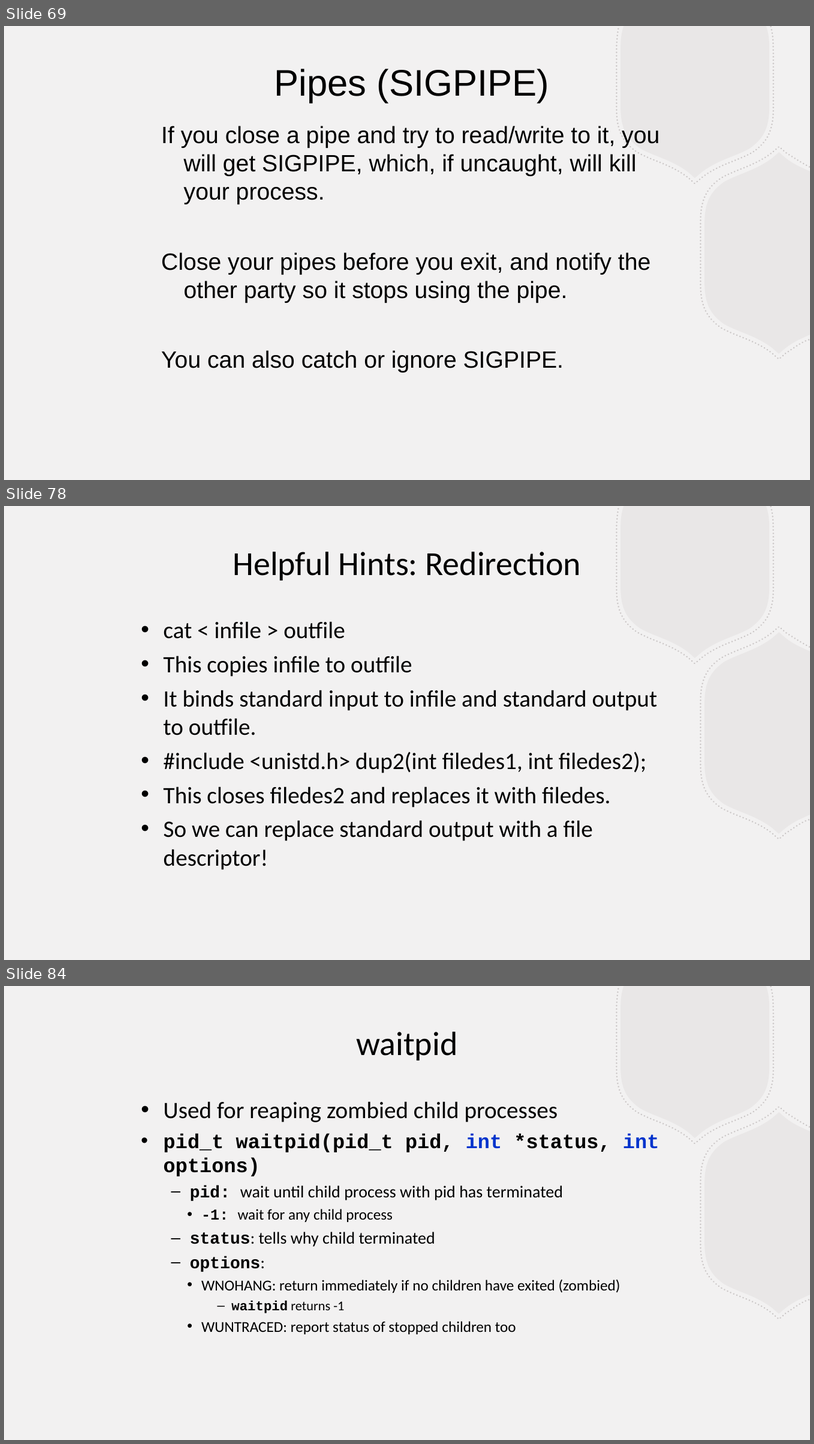
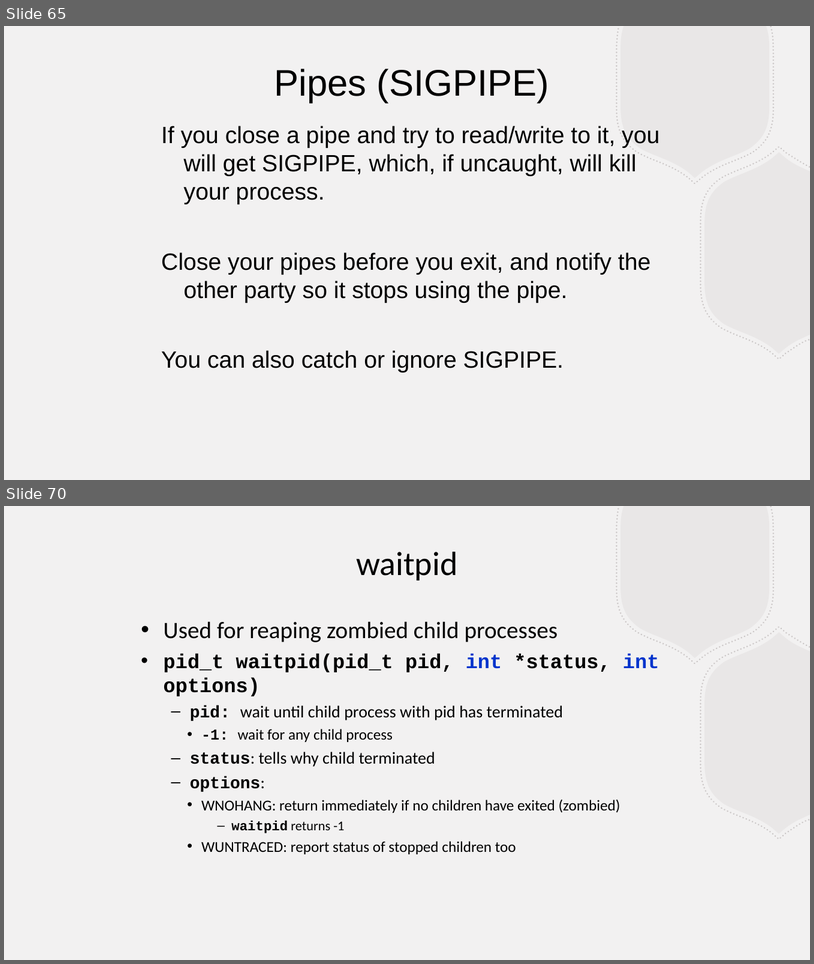
Before and after one commit to BillJr99/Ursinus-CS376, a slide deck: files/lectures/shellipc.pptx. Shown one above the other, each under a label of ours: slides 69, 78 and 84 before the commit, slides 65 and 70 after it; the slides between them are not shown. The pictures are 814x1444 and 814x964 pixels, drawn with LibreOffice and Linux fonts; fonts in the diff are those of the drawing. Boxes give left, top, right and bottom in pixels: in the first picture for what was removed or moved away, otherwise in the second. Text is boxed around its words. In the diff, an @@ line names an element or a change of style, - is before the commit and + after.

```diff
--- a/files/lectures/shellipc.pptx
+++ b/files/lectures/shellipc.pptx
@@ slide 78 removed at (x1=4, y1=506, x2=810, y2=960), background #F2F1F1; not listed: 4 template elements that a slide beside it also shows @@
@@ text removed at (x1=233, y1=552, x2=582, y2=580) @@
-Helpful Hints: Redirection
@@ text removed at (x1=164, y1=621, x2=657, y2=870) @@
-• cat < infile > outfile
-• This copies infile to outfile
-• It binds standard input to infile and standard output to outfile.
-• #include <unistd.h> dup2(int filedes1, int filedes2);
-• This closes filedes2 and replaces it with filedes.
-• So we can replace standard output with a file descriptor!
@@ what was slide 69 is now slide 65 @@
@@ what was slide 84 is now slide 70 @@
```
Also in this commit, not shown: 5 slides changed, 1 slide added, 15 other slides removed.
